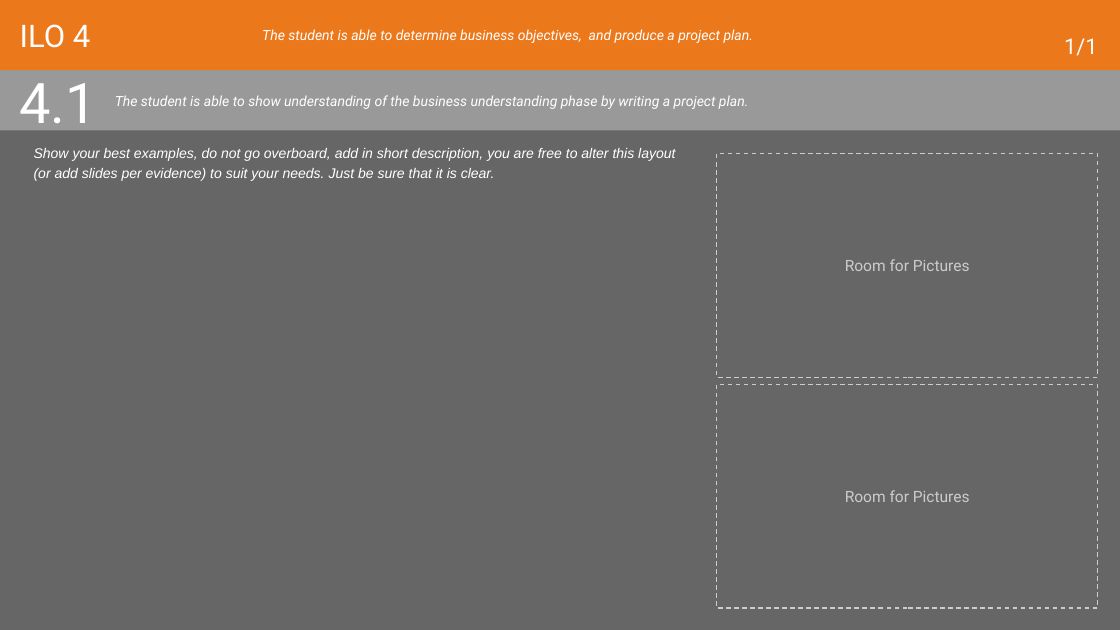
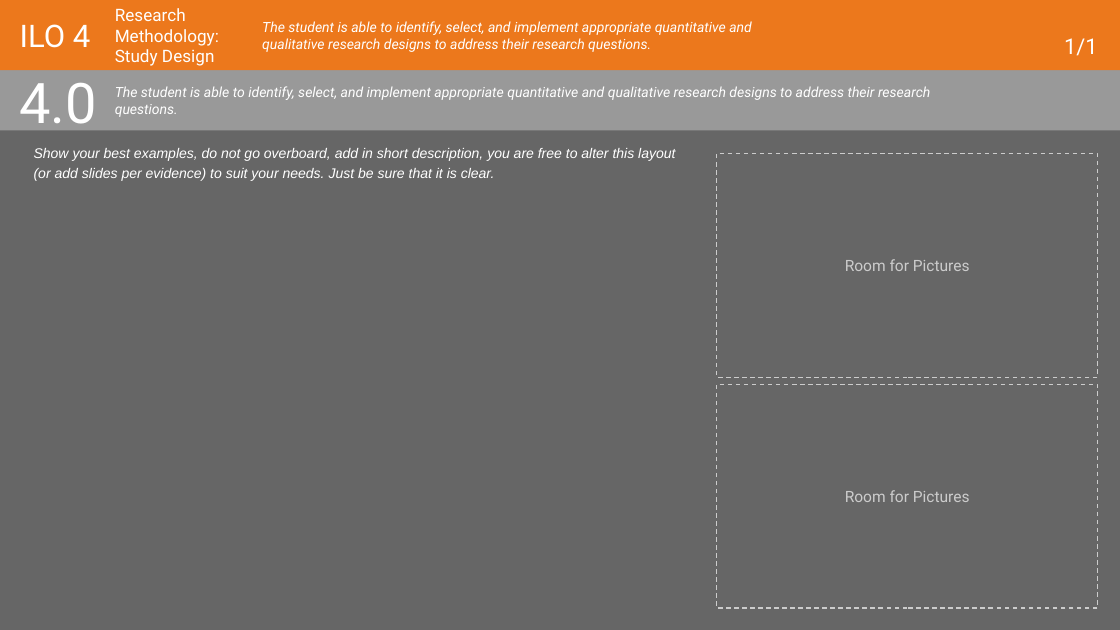
Before and after one commit to PsDragon/ADSAI_FOR_SECOND_YEARS, a slide deck: slide 31 of docs/Year2/BlockA/MS Teams Assignment Template/2022-23-ADS_AI Learning Log Y2A.pptx (slide 34 before the commit). Drawn at 1120x630 pixels with LibreOffice and Linux fonts; fonts in the diff are those of the drawing. Boxes give left, top, right and bottom in pixels: in the first picture for what was removed or moved away, otherwise in the second. Text is boxed around its words. In the diff, an @@ line names an element or a change of style, - is before the commit and + after.

```diff
--- a/docs/Year2/BlockA/MS Teams Assignment Template/2022-23-ADS_AI Learning Log Y2A.pptx
+++ b/docs/Year2/BlockA/MS Teams Assignment Template/2022-23-ADS_AI Learning Log Y2A.pptx
@@ title added at box(115, 8, 219, 66), 11 pt, text #FFFFFF @@
+Research Methodology: Study Design
@@ title at box(262, 21, 752, 52): text changed @@
-The student is able to determine business objectives, and produce a project plan.
+The student is able to identify, select, and implement appropriate quantitative and qualitative research designs to address their research questions.
@@ title at box(20, 83, 98, 137): text changed @@
-4.1
+4.0
@@ title at box(115, 86, 930, 117): text changed @@
-The student is able to show understanding of the business understanding phase by writing a project plan.
+The student is able to identify, select, and implement appropriate quantitative and qualitative research designs to address their research questions.
```
Also in this commit, not shown: 12 other slides changed, 4 slides removed, 1 other file.
